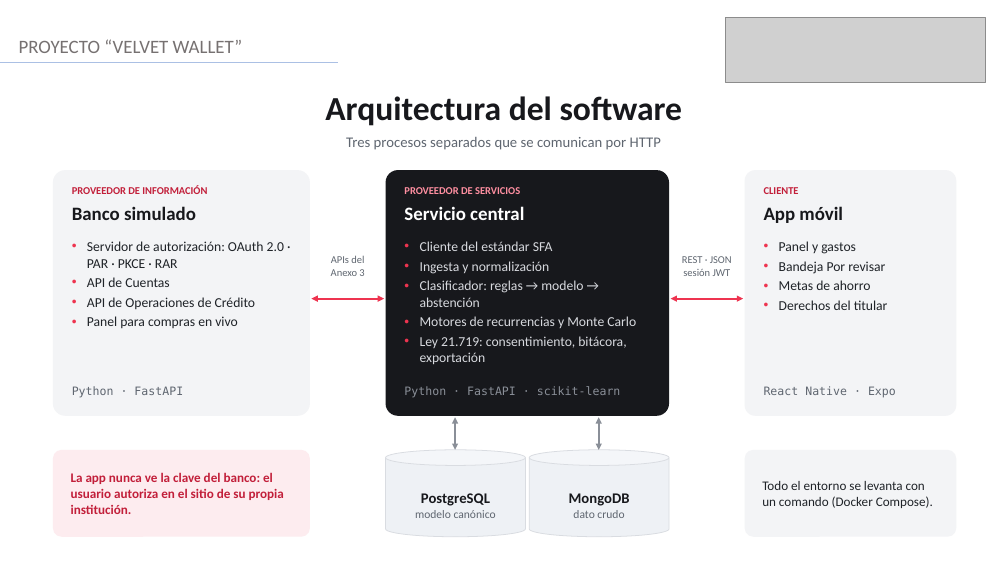
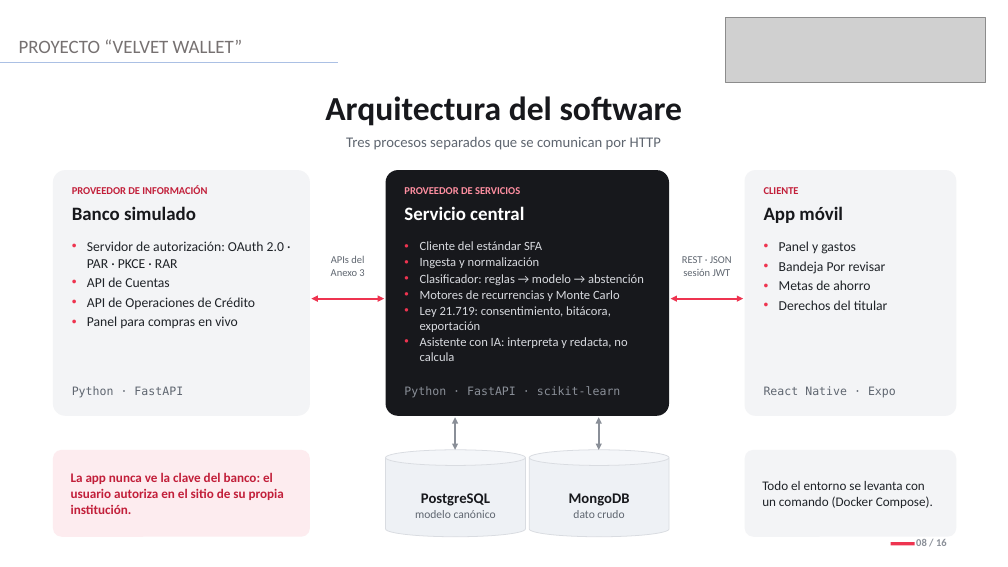
Before and after one commit to JossPa/VelvetWallet, a slide deck: slide 8 of Fase 3/Evidencias_Grupales/Presentación Final del proyecto (Español).pptx. Drawn at 1008x567 pixels with LibreOffice and Linux fonts; fonts in the diff are those of the drawing; grey boxes stand for pictures. Boxes give left, top, right and bottom in pixels: in the first picture for what was removed or moved away, otherwise in the second. Text is boxed around its words. In the diff, an @@ line names an element or a change of style, - is before the commit and + after.

Commit message:
docs(fase3): presentacion para el examen final
Aplica la retroalimentacion del 16-nov: objetivos en orden, sin destacar el sobrecompromiso, demo con el dashboard por mes y categoria y con el asistente, y cifras al dia (352 pruebas). Incorpora la mascota y la app en un marco de telefono, con indicador de avance en cada lamina.

```diff
--- a/Fase 3/Evidencias_Grupales/Presentación Final del proyecto (Español).pptx
+++ b/Fase 3/Evidencias_Grupales/Presentación Final del proyecto (Español).pptx
@@ text at (420, 241, 644, 332): size 13 to 12 pt in "Cliente del estándar SFA", "Ingesta y normalización", "Clasificador: reglas → modelo → abstención", "Motores de recurrencias y Monte Carlo" and 1 more places; less space between paragraphs @@
@@ text at (420, 337, 627, 361): paragraph added @@
+• Asistente con IA: interpreta y redacta, no calcula
@@ text added at (916, 539, 947, 546), 10 pt, text #8A8F98, bold @@
+08 / 16
@@ rectangle added at (891, 542, 915, 545), fill #EE3450 @@
```
Also in this commit, not shown: 15 other slides changed.
